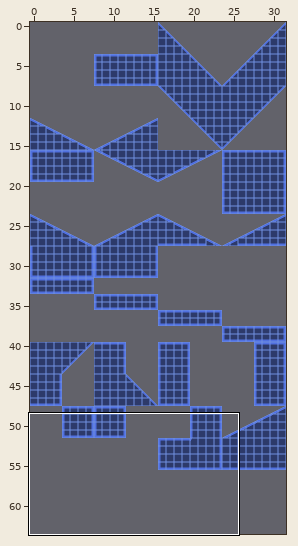
A Tiled map gets an edit: assets/levels/R0/tilemap128.tmx. The first picture is a wide view before the edit; the outline marks the close-up.
Close-up. Before the commit:
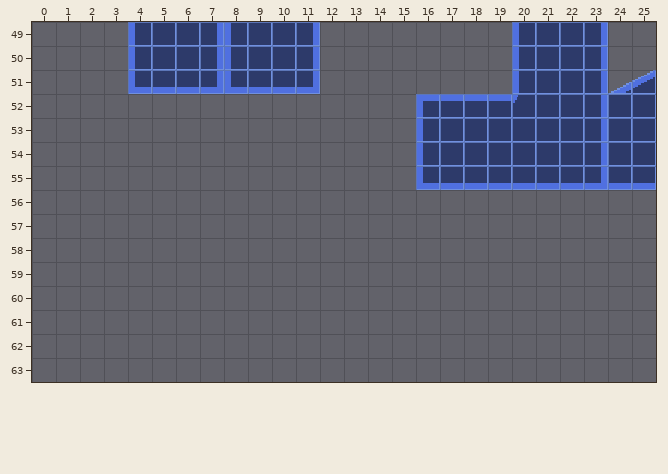
Cells are 16x16 px. Shown: x 0..25, y 49..63. The commit also changed other parts of the map, which this record leaves out.
After the commit:
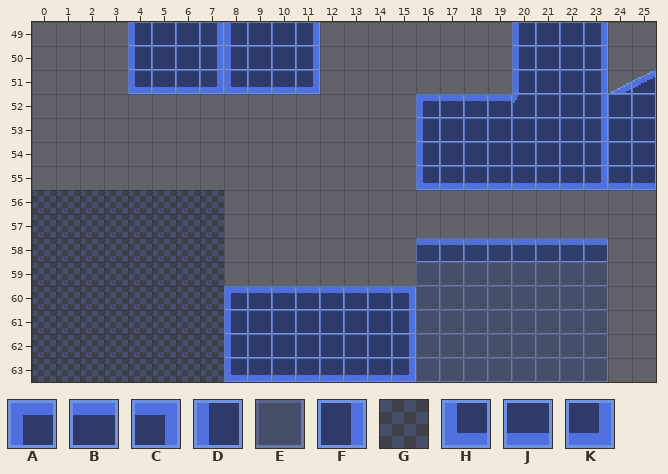
Key: from "16x16": A 1, B 2, C 3, D 9, E 10, F 11, G 16, H 17, J 18, K 19.
_ is an empty cell.
Tiles of an added or newly shown layer are drawn over the layers below it.
See-through tiles are keyed as they look on the map.
The exact change:
Changed rows in their new state; . is an unchanged cell.
Layer "solid":
first column x 8:
60 ABBBBBBC
61 DEEEEEEF
62 DEEEEEEF
63 HJJJJJJK
Layer "oneway" (added):
first column x 16:
58 BBBBBBBB
Layer "none" (added):
first column x 0:
56 GGGGGGGG................
57 GGGGGGGG................
58 GGGGGGGG................
59 GGGGGGGG........EEEEEEEE
60 GGGGGGGG........EEEEEEEE
61 GGGGGGGG........EEEEEEEE
62 GGGGGGGG........EEEEEEEE
63 GGGGGGGG........EEEEEEEE
Changed places in both close-ups, as pixel boxes (x1, y1, x2, y2):
added: (32, 190, 608, 382)
